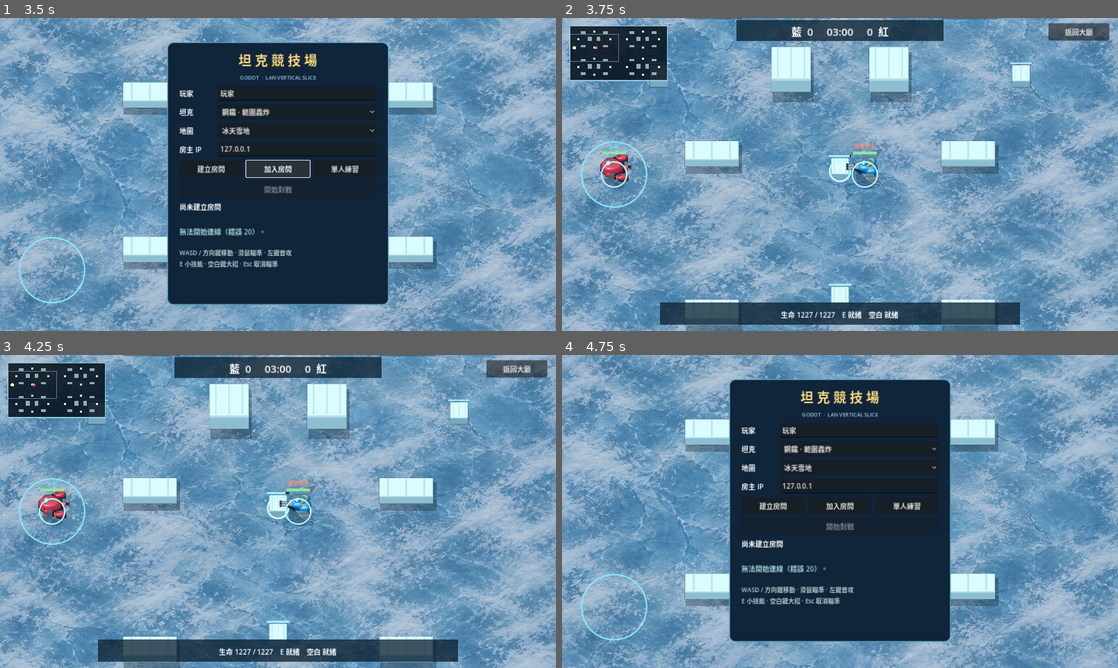
Above: before the commit, frames 1-4 (two rows, left to right).
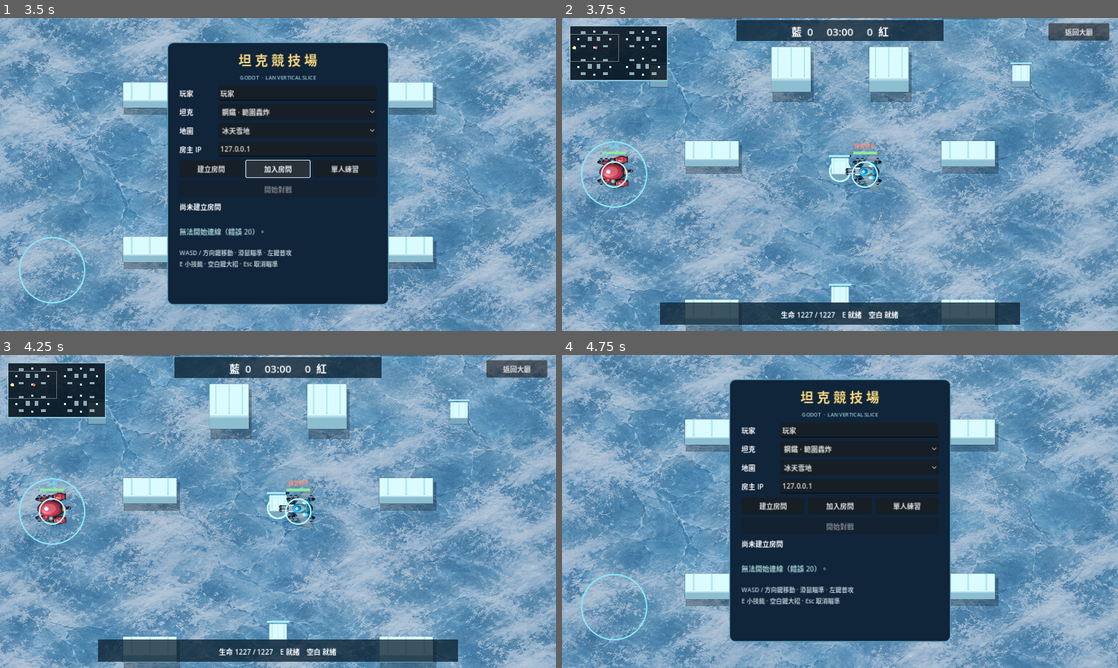
Above: after the commit, the same moments.

Repository: Ericko00o/My_Tank_Game
Game: Godot game, scene res://main.tscn
The game is run twice, just before and just after one commit, with the same random seed, the same clock (stepped at 60 frames per second) and the same inputs.
Inputs:
- Up to frame 1 (3.5 s): click "鋼鐵 · 範圍轟炸" at 0.5 s; click "冰天雪地" at 1.25 s; click "建立房間" at 2 s; click "加入房間" at 2.75 s
- Up to frame 2 (3.75 s): click "單人練習" at 3.5 s
- Up to frame 3 (4.25 s): no input
- Up to frame 4 (4.75 s): click "返回大廳" at 4.25 s

Frame 1 is identical in both runs. In frame 2, 0.8% of the frame differs, in the area x 6-58%, y 41-56%; in frame 3, 0.8%, in the area x 6-57%, y 41-56%; in frame 4, nothing differs.

Commit message:
Separate tank hull movement from turret aim

Diff:
--- a/godot-game/scripts/main.gd
+++ b/godot-game/scripts/main.gd
@@ -26,6 +26,8 @@
 var snapshot_timer := 0.0
 var visual_positions: Dictionary = {}
 var prediction_ready := false
+var predicted_hull_angle := 0.0
+var predicted_hull_ready := false
 var mouse_down := false
 var selected_tank := "steel"
 var selected_map := "ice"
@@ -359,6 +361,7 @@
     in_match = true
     visual_positions.clear()
     prediction_ready = false
+    predicted_hull_ready = false
     sim.map_id = map_id
     sim.walls = Sim.wall_rects(map_id)
     aim_mode = ""
@@ -390,6 +393,7 @@
     view_state.clear()
     visual_positions.clear()
     prediction_ready = false
+    predicted_hull_ready = false
     panel.show()
     hud.hide()
     instruction.hide()
@@ -451,7 +455,17 @@
         var player: Dictionary = view_state.players[peer_id]
         if not tank_models.has(peer_id):
             tank_models[peer_id] = Models3D.make_view(self, player.tank)
-        tank_models[peer_id].model.rotation.y = -float(player.aim)
+        var hull_angle := float(player.get("hull_angle", 0.0))
+        var turret_angle := float(player.aim)
+        if peer_id == local_id and not is_host:
+            if predicted_hull_ready:
+                hull_angle = predicted_hull_angle
+            # Predict local mouse aiming for responsiveness, except while the
+            # server has locked the wing's laser charge direction.
+            if player.dead <= 0.0 and player.charge <= 0.0:
+                turret_angle = float(_gather_input().angle)
+        tank_models[peer_id].hull.rotation.y = -hull_angle
+        tank_models[peer_id].turret.rotation.y = -turret_angle
     minimap.state = view_state
     minimap.local_id = local_id
     minimap.camera_center = camera.position
@@ -505,6 +519,9 @@
         else:
             visual_positions[local_id] = current.lerp(actual, 0.25)
         prediction_ready = true
+        if not predicted_hull_ready or player.dead > 0.0:
+            predicted_hull_angle = float(player.get("hull_angle", 0.0))
+            predicted_hull_ready = true
     sim.obstacles = data.get("obstacles", []).duplicate(true)
     view_state = data
 
@@ -519,6 +536,9 @@
     var current: Vector2 = visual_positions.get(local_id, actual)
     if p.dead <= 0.0 and p.charge <= 0.0:
         var input := _gather_input()
+        if input.direction.length_squared() > 0.0001:
+            predicted_hull_angle = input.direction.angle()
+            predicted_hull_ready = true
         var speed: float = 270.0 if p.boost > 0.0 else (135.0 if p.tank == "steel" else 125.0)
         if p.slow > 0.0:
             speed *= 0.5
--- a/godot-game/scripts/models_3d.gd
+++ b/godot-game/scripts/models_3d.gd
@@ -69,6 +69,13 @@
     node.mesh = surface.commit()
     var mat := material(color, 0.25)
     mat.cull_mode = BaseMaterial3D.CULL_DISABLED
+    # Feather plates need to stay legible against the blue arena even when
+    # the upper model rotates away from the directional light.
+    if color.r > 0.6 and color.g > 0.7 and color.b > 0.7:
+        mat.metallic = 0.05
+        mat.emission_enabled = true
+        mat.emission = color
+        mat.emission_energy_multiplier = 0.20
     node.material_override = mat
     parent.add_child(node)
 
@@ -98,19 +105,48 @@
     var camera := Camera3D.new()
     camera.projection = Camera3D.PROJECTION_ORTHOGONAL
     camera.size = 4.8 if kind in ["steel", "wing"] else 4.2
-    camera.position = Vector3(0, 7, 4.8)
+    # Use a true overhead view for vehicles: their +X muzzle then points at
+    # the same screen angle at every rotation. Blocks keep the angled view.
+    camera.position = Vector3(0, 9, .001) if kind in ["steel", "wing"] else Vector3(0, 7, 4.8)
     world.add_child(camera)
-    camera.look_at(Vector3.ZERO, Vector3.UP)
+    camera.look_at(Vector3.ZERO, Vector3(0, 0, -1) if kind in ["steel", "wing"] else Vector3.UP)
     camera.current = true
     var model := Node3D.new()
     world.add_child(model)
+    var hull := Node3D.new()
+    var turret := Node3D.new()
+    model.add_child(hull)
+    model.add_child(turret)
+    turret.position.y = .18
     if kind == "steel":
-        make_steel(model)
+        make_hull(hull, kind)
+        make_steel(turret)
     elif kind == "wing":
-        make_wing(model)
+        make_hull(hull, kind)
+        make_wing(turret)
     else:
         make_block(model, kind)
-    return {"viewport": viewport, "model": model}
+    return {"viewport": viewport, "model": model, "hull": hull, "turret": turret}
+
+static func make_hull(hull: Node3D, kind: String) -> void:
+    # Two tracks sit beneath the independently rotating upper armor.
+    var steel := kind == "steel"
+    var dark := Color("202a38") if steel else Color("263d51")
+    var track := Color("19232c")
+    var metal := Color("82929b") if steel else Color("9db7c5")
+    var trim := Color("ab3447") if steel else Color("3b8fbc")
+    ellipsoid(hull, Vector3(1.18, .23, .64), Vector3(-.12, .18, 0), dark)
+    cylinder(hull, .36, .12, Vector3(-.08, .44, 0), metal)
+    cylinder(hull, .25, .16, Vector3(-.08, .50, 0), dark)
+    for side in [-1, 1]:
+        var z: float = side * .82
+        ellipsoid(hull, Vector3(1.28, .24, .27), Vector3(-.22, .22, z), track)
+        box(hull, Vector3(1.76, .18, .15), Vector3(-.22, .40, z), dark)
+        box(hull, Vector3(1.36, .08, .12), Vector3(-.22, .51, z), trim)
+        for x in [-1.12, -.68, -.24, .20, .64]:
+            cylinder(hull, .22, .13, Vector3(x, .25, z + side * .19), metal, Vector3(PI / 2.0, 0, 0))
+            cylinder(hull, .11, .14, Vector3(x, .25, z + side * .27), dark, Vector3(PI / 2.0, 0, 0))
+            box(hull, Vector3(.09, .08, .39), Vector3(x, .45, z), Color("627381"))
 
 static func make_steel(model: Node3D) -> void:
     # Rounded crimson body, bright crown and paired mechanical outriggers,
@@ -123,6 +159,8 @@
     ellipsoid(model, Vector3(1.18, .36, .79), Vector3(-.06, .39, 0), dark)
     ellipsoid(model, Vector3(1.08, .50, .72), Vector3(-.16, .75, 0), red)
     ellipsoid(model, Vector3(.82, .19, .59), Vector3(-.25, 1.10, 0), red_light)
+    ellipsoid(model, Vector3(.74, .045, .54), Vector3(-.25, 1.285, 0), red)
+    ellipsoid(model, Vector3(.62, .028, .44), Vector3(-.26, 1.325, 0), Color("dd5c6a"))
     ellipsoid(model, Vector3(.30, .16, .29), Vector3(-.49, 1.23, 0), metal)
     ellipsoid(model, Vector3(.21, .11, .20), Vector3(-.49, 1.35, 0), Color("dcefff"))
     cylinder(model, .37, .26, Vector3(.76, .68, 0), dark, Vector3(0, 0, PI / 2.0))
@@ -130,6 +168,7 @@
     ellipsoid(model, Vector3(.22, .24, .24), Vector3(1.03, .68, 0), Color("fa6388"))
     cylinder(model, .12, .42, Vector3(1.28, .68, 0), dark, Vector3(0, 0, PI / 2.0))
     cylinder(model, .15, .12, Vector3(1.50, .68, 0), metal, Vector3(0, 0, PI / 2.0))
+    cylinder(model, .085, .13, Vector3(1.58, .68, 0), Color("1a2630"), Vector3(0, 0, PI / 2.0))
     for side in [-1, 1]:
         var z: float = side * .78
         cylinder(model, .28, .34, Vector3(-.18, .56, z), metal, Vector3(PI / 2.0, 0, 0))
@@ -142,6 +181,13 @@
         box(model, Vector3(.15, .12, .52), Vector3(1.15, .38, z * 1.32), dark)
         ellipsoid(model, Vector3(.35, .28, .30), Vector3(-.48, .60, side * .67), red)
         cylinder(model, .12, .08, Vector3(-.88, .57, side * .48), gold, Vector3(0, 0, PI / 2.0))
+        # Visible connector rings, panel seams and bright bolts.
+        cylinder(model, .28, .065, Vector3(-.12, .86, z * 1.11), dark)
+        cylinder(model, .20, .07, Vector3(-.12, .90, z * 1.11), metal)
+        cylinder(model, .11, .075, Vector3(-.12, .94, z * 1.11), Color("cbd2d1"))
+        box(model, Vector3(.14, .04, .38), Vector3(.87, .86, z * 1.32), Color("a42b3e"))
+        cylinder(model, .045, .025, Vector3(.44, .88, z * 1.25), Color("e4cda0"))
+        cylinder(model, .045, .025, Vector3(.98, .83, z * 1.25), Color("e4cda0"))
 
 static func make_wing(model: Node3D) -> void:
     # White feathered wings, cyan armor, gold crest, and a long twin barrel.
@@ -166,8 +212,17 @@
         ellipsoid(model, Vector3(.50, .23, .27), Vector3(-.55, .83, side * .54), blue)
         ellipsoid(model, Vector3(.30, .11, .21), Vector3(-.57, 1.03, side * .54), light_blue)
         plate(model, PackedVector2Array([Vector2(-.20, side * .35), Vector2(-.48, side * .40), Vector2(-.72, side * .14), Vector2(-.58, side * .10)]), 1.30, .08, gold)
+        # Feather ribs and small blue shoulder plates define the reference silhouette.
+        for i in range(4):
+            var z_rib: float = side * (.72 + i * .22)
+            var x_rib: float = -.20 - i * .14
+            plate(model, PackedVector2Array([Vector2(x_rib + .15, z_rib), Vector2(x_rib + .12, z_rib + side * .045), Vector2(x_rib - .70, z_rib + side * .40), Vector2(x_rib - .62, z_rib + side * .32)]), .76 + i * .018, .025, Color("ecfbff"))
+        plate(model, PackedVector2Array([Vector2(.27, side * .37), Vector2(.02, side * .73), Vector2(-.54, side * .83), Vector2(-.38, side * .42)]), 1.10, .10, Color("e6f7fa"))
+        ellipsoid(model, Vector3(.18, .075, .15), Vector3(-.53, 1.15, side * .51), Color("b8f0ff"))
+        box(model, Vector3(.48, .08, .10), Vector3(.64, 1.00, side * .29), white)
         cylinder(model, .13, .85, Vector3(1.09, .72, side * .14), steel, Vector3(0, 0, PI / 2.0))
         cylinder(model, .16, .18, Vector3(1.53, .72, side * .14), navy, Vector3(0, 0, PI / 2.0))
+        cylinder(model, .085, .06, Vector3(1.64, .72, side * .14), Color("162c3b"), Vector3(0, 0, PI / 2.0))
     box(model, Vector3(.75, .25, .54), Vector3(.56, .72, 0), navy)
     box(model, Vector3(.35, .12, .62), Vector3(.66, .91, 0), steel)
 
--- a/godot-game/scripts/simulation.gd
+++ b/godot-game/scripts/simulation.gd
@@ -62,7 +62,7 @@
             "id": peer_id, "name": str(entry.get("name", "Player")).substr(0, 14),
             "team": team, "tank": tank, "position": spawn_position(team, index),
             "spawn_index": index, "hp": max_hp, "max_hp": max_hp,
-            "direction": Vector2.ZERO, "aim": 0.0, "firing": false, "fire_cd": 0.0,
+            "direction": Vector2.ZERO, "aim": 0.0, "hull_angle": 0.0, "firing": false, "fire_cd": 0.0,
             "e_cd": 0.0, "ult_cd": 0.0, "boost": 0.0, "slow": 0.0,
             "dead": 0.0, "invulnerable": 1.0, "shots": 0, "charge": 0.0,
             "charge_angle": 0.0
@@ -246,6 +246,10 @@
                 p.charge = 0.0
                 fire_laser(p)
             continue
+        # Hull orientation follows movement input independently of turret aim.
+        # Dead and charging tanks skip this update, and an idle tank keeps its heading.
+        if p.direction.length_squared() > 0.000001:
+            p.hull_angle = p.direction.angle()
         var speed: float = 270.0 if p.boost > 0.0 else (135.0 if p.tank == "steel" else 125.0)
         if p.slow > 0.0:
             speed *= 0.5
--- /dev/null
+++ b/godot-game/tests/hull_direction_test.gd
@@ -0,0 +1,48 @@
+extends SceneTree
+
+const Sim = preload("res://scripts/simulation.gd")
+
+func _initialize() -> void:
+    var sim = Sim.new()
+    sim.setup([{"id": 1, "tank": "wing", "team": 0}, {"id": 2, "tank": "steel", "team": 1}], "ice")
+    var player: Dictionary = sim.players[1]
+    player.position = Vector2(100, 100)
+    if not _expect(is_equal_approx(player.hull_angle, 0.0), "initial hull heading"):
+        return
+    sim.set_input(1, Vector2.DOWN, 0.0, false)
+    sim.step(0.05)
+    if not _expect(is_equal_approx(player.hull_angle, PI / 2.0) and is_equal_approx(player.aim, 0.0), "movement and aim are independent"):
+        return
+    var snapshot: Dictionary = bytes_to_var(var_to_bytes(sim.snapshot()))
+    if not _expect(is_equal_approx(snapshot.players[1].hull_angle, PI / 2.0), "snapshot preserves the hull heading"):
+        return
+    sim.set_input(1, Vector2.ZERO, PI, false)
+    sim.step(0.05)
+    if not _expect(is_equal_approx(player.hull_angle, PI / 2.0) and is_equal_approx(absf(player.aim), PI), "idle hull stays fixed when aiming"):
+        return
+    sim.set_input(1, Vector2(-1, -1), -0.4, false)
+    sim.step(0.05)
+    if not _expect(is_equal_approx(player.hull_angle, -3.0 * PI / 4.0), "diagonal movement sets heading"):
+        return
+    var old_heading: float = player.hull_angle
+    var position: Vector2 = player.position
+    if not _expect(sim.use_ability(1, "ultimate", position + Vector2.RIGHT * 100.0), "charge starts"):
+        return
+    sim.set_input(1, Vector2.RIGHT, PI / 2.0, false)
+    sim.step(0.05)
+    if not _expect(is_equal_approx(player.hull_angle, old_heading) and player.position == position and is_equal_approx(player.aim, 0.0), "charging locks orientation and movement"):
+        return
+    player.charge = 0.0
+    player.dead = 1.0
+    sim.set_input(1, Vector2.LEFT, 0.0, false)
+    sim.step(0.05)
+    if not _expect(is_equal_approx(player.hull_angle, old_heading), "dead hull keeps previous heading"):
+        return
+    print("HULL_DIRECTION_TEST_OK")
+    quit(0)
+
+func _expect(value: bool, message: String) -> bool:
+    if not value:
+        push_error(message)
+        quit(1)
+    return value
--- a/godot-game/tests/map_camera_test.gd
+++ b/godot-game/tests/map_camera_test.gd
@@ -18,7 +18,24 @@
     assert(game.minimap.camera_center == game.camera.position)
     assert(game.minimap.state.players[1].position == Vector2(1400, 900))
     assert(game.tank_models.size() == 2)
-    assert(game.tank_models[1].model.get_child_count() > 4)
+    assert(game.tank_models[1].hull.get_child_count() > 0)
+    assert(game.tank_models[1].turret.get_child_count() > 0)
+    game.sim.players[1].hull_angle = PI / 2.0
+    game.sim.players[1].aim = -PI / 4.0
+    game.view_state = game.sim.snapshot()
+    game._update_camera_and_models()
+    assert(is_equal_approx(game.tank_models[1].hull.rotation.y, -PI / 2.0))
+    assert(is_equal_approx(game.tank_models[1].turret.rotation.y, PI / 4.0))
+    # A guest predicts its own hull but must retain the host's locked charge aim.
+    game.is_host = false
+    game.predicted_hull_ready = true
+    game.predicted_hull_angle = 0.4
+    game.view_state.players[1].charge = .5
+    game.view_state.players[1].aim = 1.2
+    game._update_camera_and_models()
+    assert(is_equal_approx(game.tank_models[1].hull.rotation.y, -0.4))
+    assert(is_equal_approx(game.tank_models[1].turret.rotation.y, -1.2))
+    game.is_host = true
     assert(game.block_models.ice.model.get_child_count() > 0)
     game.sim.players[1].position = Vector2(30, 30)
     game.view_state = game.sim.snapshot()
--- a/godot-game/tests/network_smoke.gd
+++ b/godot-game/tests/network_smoke.gd
@@ -27,7 +27,7 @@
         var other_id: int = int(game.roster[1].id)
         var original_x: float = game.sim.players[other_id].position.x
         for i in range(100):
-            if game.sim.players.has(other_id) and game.sim.players[other_id].position.x < original_x - 4.0 and game.sim.players[other_id].e_cd > 0.0:
+            if game.sim.players.has(other_id) and game.sim.players[other_id].position.x < original_x - 4.0 and game.sim.players[other_id].e_cd > 0.0 and is_equal_approx(absf(game.sim.players[other_id].hull_angle), PI) and is_zero_approx(game.sim.players[other_id].aim):
                 print("NETWORK_HOST_OK")
                 await create_timer(2.0).timeout
                 quit(0)
@@ -46,11 +46,17 @@
             _fail("client did not receive match")
             return
         game._request_ability.rpc_id(1, "boost", Vector2.ZERO)
+        # Drive inputs explicitly so movement and aim deliberately differ.
+        game.set_process(false)
         for i in range(20):
-            game._receive_input.rpc_id(1, Vector2.LEFT, PI, false)
+            game._receive_input.rpc_id(1, Vector2.LEFT, 0.0, false)
             await create_timer(.05).timeout
         if game.view_state.players.size() != 2:
             _fail("snapshot roster missing")
+            return
+        var own: Dictionary = game.view_state.players[game.local_id]
+        if not is_equal_approx(absf(own.hull_angle), PI) or not is_zero_approx(own.aim):
+            _fail("independent hull/aim headings not synchronized")
             return
         print("NETWORK_CLIENT_OK")
         quit(0)
